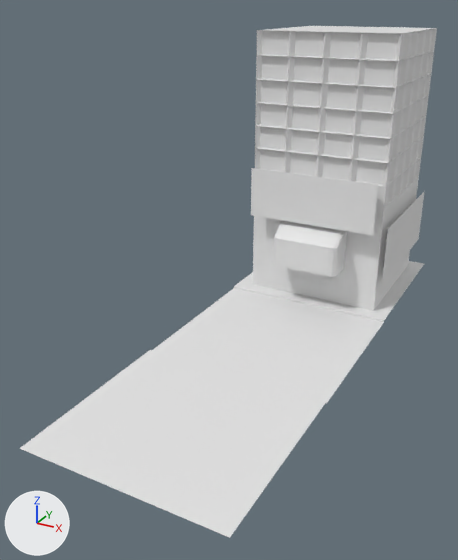
The Blender file Assets/Models/environment/Buildings/Building1.blend, before and after one commit.
Before and after are seen from a camera (50 mm lens) standing at (20.8, -61.4, 27.7) and looking at (-2.3, -19.3, 6.7). Lighting does not change. The marker at lower left points along +X, +Y and +Z.

The first picture shows 'Building2', 'Road', 'Sidewalk'.
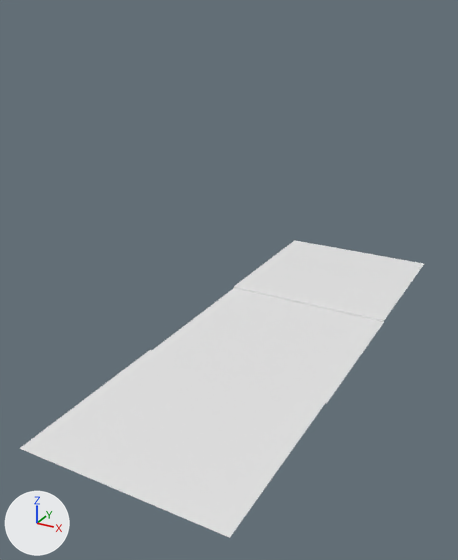
Changed parts and their boxes [x1, y1, x2, y2] in the pictures (458 x 560 px):
'Building2', hidden
    before: [251, 26, 437, 311]

Edits to the bpy script that builds the scene:
```text
Change ob_building2:
    add ob_building2.hide_viewport = True
```
